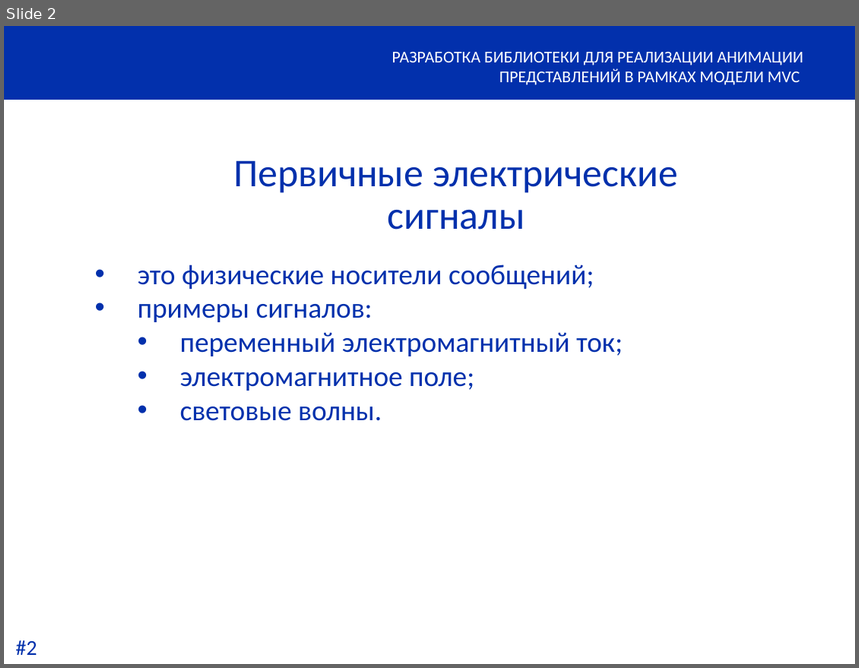
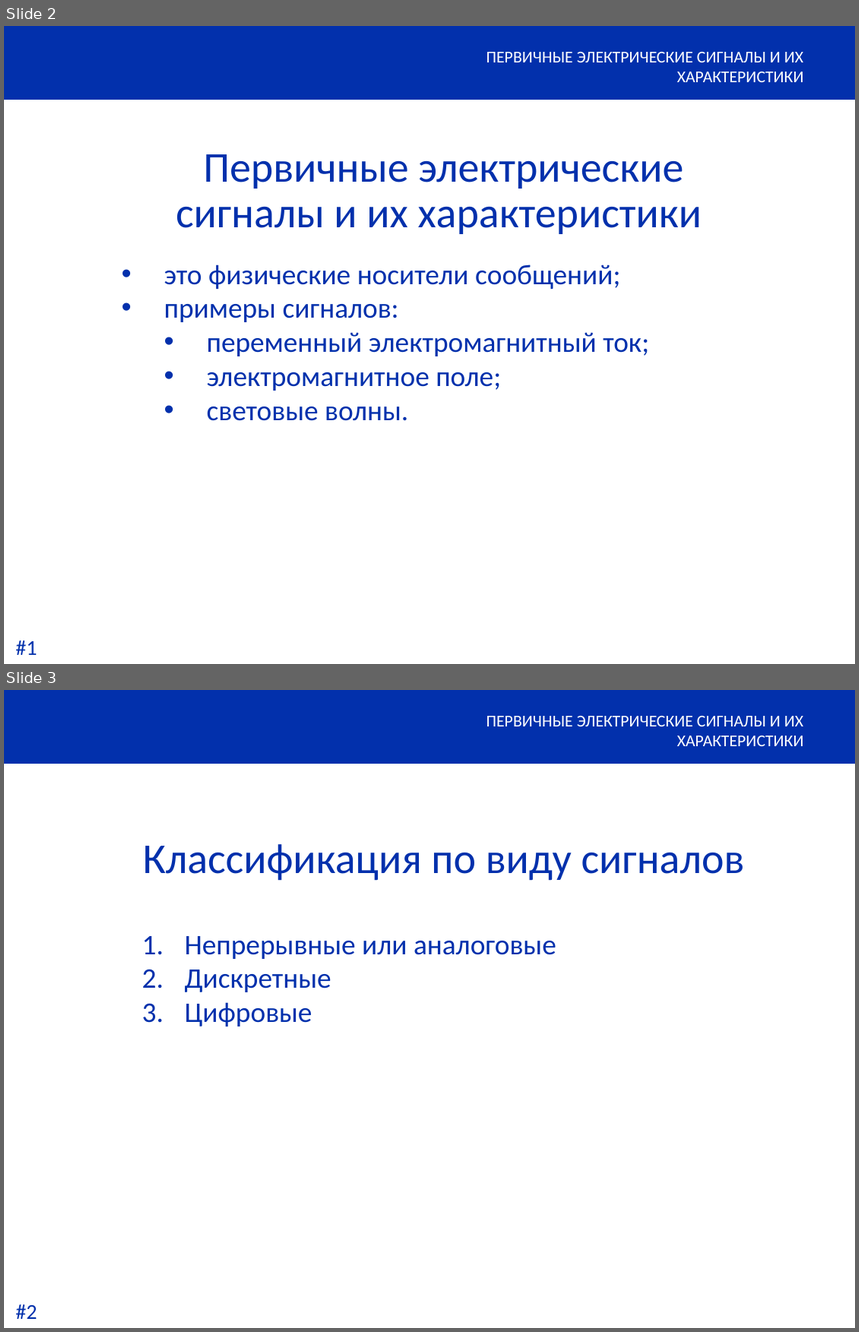
Before and after one commit to igorkislyuk/magistr-1, a slide deck: 3.wednesday/math/signals/signals-presentation.pptx. Shown one above the other, each under a label of ours: slide 2 before the commit, slides 2 and 3 after it. The pictures are 859x668 and 859x1332 pixels, drawn with LibreOffice and Linux fonts; fonts in the diff are those of the drawing; background and template pictures are left out. Boxes give left, top, right and bottom in pixels: in the first picture for what was removed or moved away, otherwise in the second. Text is boxed around its words. In the diff, an @@ line names an element or a change of style, - is before the commit and + after.

```diff
--- a/3.wednesday/math/signals/signals-presentation.pptx
+++ b/3.wednesday/math/signals/signals-presentation.pptx
@@ slide 3 added at [4,690,855,1328], background #FFFFFF; not listed: 1 template element that a slide beside it also shows @@
@@ text added at [487,716,804,746], 14 pt, text #FFFFFF @@
+ПЕРВИЧНЫЕ ЭЛЕКТРИЧЕСКИЕ СИГНАЛЫ И ИХ ХАРАКТЕРИСТИКИ
@@ text added at [143,844,745,881], 36 pt, text #0230AC @@
+Классификация по виду сигналов
@@ text added at [185,936,557,1027], 24 pt, text #0230AC @@
+1. Непрерывные или аналоговые
+2. Дискретные
+3. Цифровые
@@ text added at [15,1305,37,1319], 18 pt, text #0230AC @@
+#2
@@ slide 2 changed as well @@
@@ text at [487,52,804,82]: text changed @@
-РАЗРАБОТКА БИБЛИОТЕКИ ДЛЯ РЕАЛИЗАЦИИ АНИМАЦИИ ПРЕДСТАВЛЕНИЙ В РАМКАХ МОДЕЛИ MVC
+ПЕРВИЧНЫЕ ЭЛЕКТРИЧЕСКИЕ СИГНАЛЫ И ИХ ХАРАКТЕРИСТИКИ
@@ text at [176,154,702,234]: text changed; size 33.3 to 36 pt @@
-Первичные электрические сигналы
+Первичные электрические сигналы и их характеристики
@@ text "это физические носители сообщений;": place and size @@
-text "это физические носители сообщений;" at [138,265,623,421]
+text "это физические носители сообщений;" at [164,265,649,421]
@@ text at [15,641,37,655]: text changed @@
-#2
+#1
```
Also in this commit, not shown: 1 other slide changed, 4 other slides added, 1 slide removed, 1 other file.
